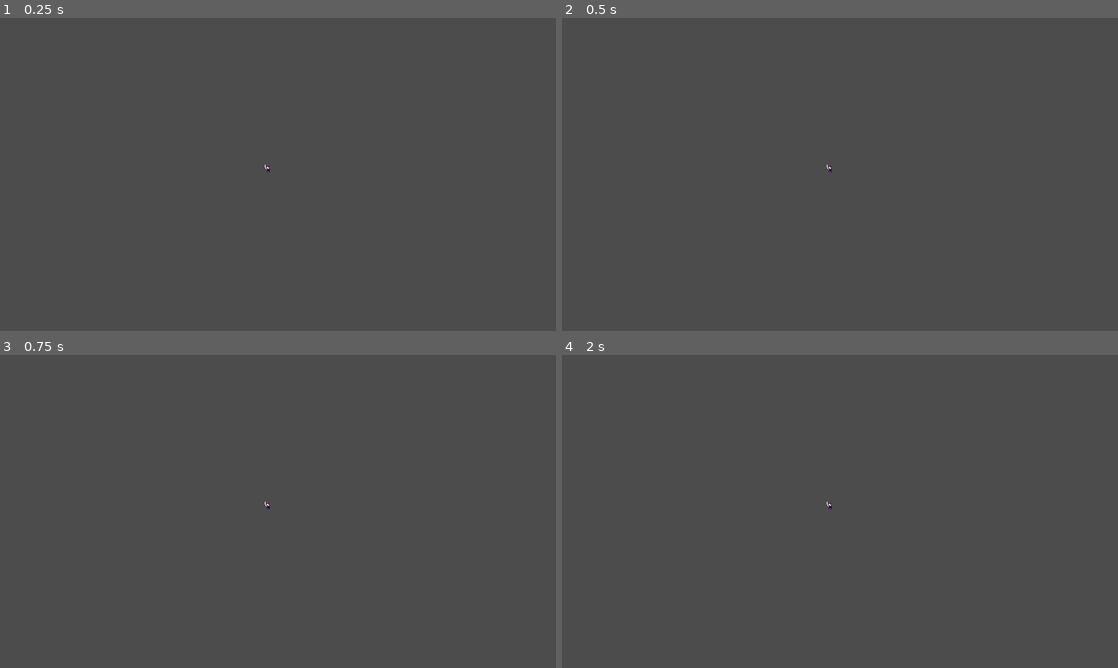
Above: before the commit, frames 1-4 (two rows, left to right).
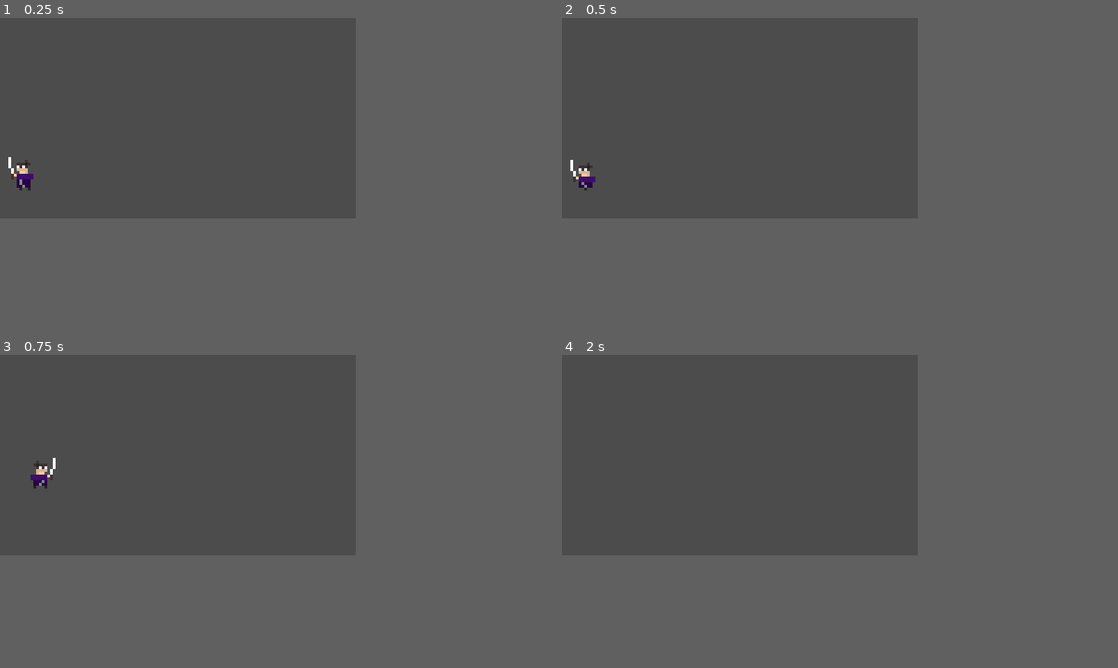
Above: after the commit, the same moments.

Repository: nonagaga/Retro-Arcade-Katana
Game: Godot game, scene res://Level1.tscn
Two runs of this game, one before a commit and one after it. Both use one fixed random seed, a clock stepped at 60 frames per second and the inputs below.
Inputs:
- Up to frame 1 (0.25 s): no input
- Up to frame 2 (0.5 s): no input
- Up to frame 3 (0.75 s): hold Right (ui_right) from 0.53 s (still down); hold J (jump, bound only after the commit) from 0.53 s (still down)
- Up to frame 4 (2 s): release Right (ui_right) at 1.28 s; release J (jump, bound only after the commit) at 1.28 s; hold Left (ui_left) from 1.28 s (still down); tap J (jump, bound only after the commit) at 1.35, 1.52, 1.82 s
In our replay, the window is 800x450 before the commit and 512x288 after it. These sizes can differ from the game's own. Grey fills any space a smaller window leaves; there, only what the larger window draws over its background counts as a difference.

The runs differ from the first frame. In frame 1, 0.3% of the frame differs, in the area x 1-49%, y 44-56%; in frame 2, 0.2%; in frame 3, 0.2%; in frame 4, less than 0.1%.

Commit message:
player, movement, and broken jump

Diff:
--- a/Level1.tscn
+++ b/Level1.tscn
@@ -1,11 +1,64 @@
-[gd_scene load_steps=2 format=2]
+[gd_scene load_steps=6 format=2]
 
 [ext_resource path="res://Swordsman.png" type="Texture" id=1]
+[ext_resource path="res://Player.gd" type="Script" id=2]
+
+[sub_resource type="Animation" id=3]
+resource_name = "SideSlash"
+length = 0.4
+loop = true
+tracks/0/type = "value"
+tracks/0/path = NodePath("PlayerSprite:frame")
+tracks/0/interp = 1
+tracks/0/loop_wrap = true
+tracks/0/imported = false
+tracks/0/enabled = true
+tracks/0/keys = {
+"times": PoolRealArray( 0, 0.1, 0.2, 0.3 ),
+"transitions": PoolRealArray( 1, 1, 1, 1 ),
+"update": 1,
+"values": [ 9, 10, 11, 12 ]
+}
+
+[sub_resource type="Animation" id=1]
+resource_name = "TopSlash"
+length = 0.4
+loop = true
+tracks/0/type = "value"
+tracks/0/path = NodePath("PlayerSprite:frame")
+tracks/0/interp = 1
+tracks/0/loop_wrap = true
+tracks/0/imported = false
+tracks/0/enabled = true
+tracks/0/keys = {
+"times": PoolRealArray( 0, 0.1, 0.2, 0.3 ),
+"transitions": PoolRealArray( 1, 1, 1, 1 ),
+"update": 1,
+"values": [ 5, 6, 7, 8 ]
+}
+
+[sub_resource type="Animation" id=2]
+resource_name = "WalkLeft"
+length = 0.5
+loop = true
+tracks/0/type = "value"
+tracks/0/path = NodePath("PlayerSprite:frame")
+tracks/0/interp = 1
+tracks/0/loop_wrap = true
+tracks/0/imported = false
+tracks/0/enabled = true
+tracks/0/keys = {
+"times": PoolRealArray( 0, 0.1, 0.2, 0.3, 0.4 ),
+"transitions": PoolRealArray( 1, 1, 1, 1, 1 ),
+"update": 1,
+"values": [ 0, 1, 2, 3, 4 ]
+}
 
 [node name="Level1" type="Node2D"]
 
 [node name="Player" type="KinematicBody2D" parent="."]
-position = Vector2( 462.609, 258.093 )
+position = Vector2( 7.92988, 53.545 )
+script = ExtResource( 2 )
 __meta__ = {
 "_edit_group_": true
 }
@@ -14,3 +67,11 @@
 texture = ExtResource( 1 )
 hframes = 4
 vframes = 4
+frame = 9
+
+[node name="AnimationPlayer" type="AnimationPlayer" parent="Player"]
+autoplay = "WalkLeft"
+playback_speed = 1.5
+anims/SideSlash = SubResource( 3 )
+anims/TopSlash = SubResource( 1 )
+anims/WalkLeft = SubResource( 2 )
--- /dev/null
+++ b/Player.gd
@@ -0,0 +1,29 @@
+extends KinematicBody2D
+onready var sprite = self.get_node("PlayerSprite")
+export var speed = 50
+export var friction = 0.5
+export var acceleration = 0.2
+export var jump_power = 100
+var velocity = Vector2.ZERO
+
+func _physics_process(delta):
+	var input_velocity = Vector2.ZERO
+	# Check input for "desired" velocity
+	if Input.is_action_pressed("ui_right"):
+		sprite.set_flip_h(true)
+		input_velocity.x += 1
+	if Input.is_action_pressed("ui_left"):
+		sprite.set_flip_h(false)
+		input_velocity.x -= 1
+	input_velocity = input_velocity.normalized() * speed
+
+	if Input.is_action_pressed("jump"):
+		input_velocity.y = -jump_power
+
+	# If there's input, accelerate to the input velocity
+	if input_velocity.length() > 0:
+		velocity = velocity.linear_interpolate(input_velocity, acceleration)
+	else:
+		# If there's no input, slow down to (0, 0)
+		velocity = velocity.linear_interpolate(Vector2.ZERO, friction)
+	velocity = move_and_slide(velocity)
--- a/project.godot
+++ b/project.godot
@@ -16,10 +16,49 @@
 
 [display]
 
-window/size/width=960
-window/size/height=540
-window/stretch/mode="2d"
+window/size/width=128
+window/size/height=72
+window/size/test_width=1024
+window/size/test_height=576
+window/stretch/mode="viewport"
 window/stretch/aspect="keep"
+
+[input]
+
+ui_left={
+"deadzone": 0.5,
+"events": [ Object(InputEventKey,"resource_local_to_scene":false,"resource_name":"","device":0,"alt":false,"shift":false,"control":false,"meta":false,"command":false,"pressed":false,"scancode":16777231,"unicode":0,"echo":false,"script":null)
+, Object(InputEventJoypadButton,"resource_local_to_scene":false,"resource_name":"","device":0,"button_index":14,"pressure":0.0,"pressed":false,"script":null)
+, Object(InputEventKey,"resource_local_to_scene":false,"resource_name":"","device":0,"alt":false,"shift":false,"control":false,"meta":false,"command":false,"pressed":false,"scancode":65,"unicode":0,"echo":false,"script":null)
+ ]
+}
+ui_right={
+"deadzone": 0.5,
+"events": [ Object(InputEventKey,"resource_local_to_scene":false,"resource_name":"","device":0,"alt":false,"shift":false,"control":false,"meta":false,"command":false,"pressed":false,"scancode":16777233,"unicode":0,"echo":false,"script":null)
+, Object(InputEventJoypadButton,"resource_local_to_scene":false,"resource_name":"","device":0,"button_index":15,"pressure":0.0,"pressed":false,"script":null)
+, Object(InputEventKey,"resource_local_to_scene":false,"resource_name":"","device":0,"alt":false,"shift":false,"control":false,"meta":false,"command":false,"pressed":false,"scancode":68,"unicode":0,"echo":false,"script":null)
+ ]
+}
+ui_up={
+"deadzone": 0.5,
+"events": [ Object(InputEventKey,"resource_local_to_scene":false,"resource_name":"","device":0,"alt":false,"shift":false,"control":false,"meta":false,"command":false,"pressed":false,"scancode":16777232,"unicode":0,"echo":false,"script":null)
+, Object(InputEventJoypadButton,"resource_local_to_scene":false,"resource_name":"","device":0,"button_index":12,"pressure":0.0,"pressed":false,"script":null)
+, Object(InputEventKey,"resource_local_to_scene":false,"resource_name":"","device":0,"alt":false,"shift":false,"control":false,"meta":false,"command":false,"pressed":false,"scancode":87,"unicode":0,"echo":false,"script":null)
+ ]
+}
+ui_down={
+"deadzone": 0.5,
+"events": [ Object(InputEventKey,"resource_local_to_scene":false,"resource_name":"","device":0,"alt":false,"shift":false,"control":false,"meta":false,"command":false,"pressed":false,"scancode":16777234,"unicode":0,"echo":false,"script":null)
+, Object(InputEventJoypadButton,"resource_local_to_scene":false,"resource_name":"","device":0,"button_index":13,"pressure":0.0,"pressed":false,"script":null)
+, Object(InputEventKey,"resource_local_to_scene":false,"resource_name":"","device":0,"alt":false,"shift":false,"control":false,"meta":false,"command":false,"pressed":false,"scancode":83,"unicode":0,"echo":false,"script":null)
+ ]
+}
+jump={
+"deadzone": 0.5,
+"events": [ Object(InputEventKey,"resource_local_to_scene":false,"resource_name":"","device":0,"alt":false,"shift":false,"control":false,"meta":false,"command":false,"pressed":false,"scancode":74,"unicode":0,"echo":false,"script":null)
+, Object(InputEventKey,"resource_local_to_scene":false,"resource_name":"","device":0,"alt":false,"shift":false,"control":false,"meta":false,"command":false,"pressed":false,"scancode":90,"unicode":0,"echo":false,"script":null)
+ ]
+}
 
 [physics]
 
Not shown, changed: .mono/metadata/ide_messaging_meta.txt
